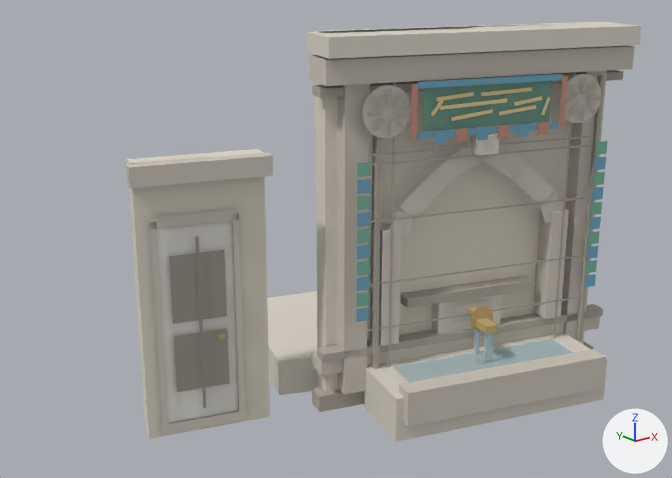
What one commit did to the glTF model output/gltf/W-39_2.glb.
Rendered twice from a camera (50 mm lens) standing at (-7.02, -7.25, 4.37) and looking at (-1.4, -0.23, 1.56). Lighting does not change. The marker at lower right points along +X, +Y and +Z. The first picture is the older version. Where no turn or scale is listed for an object, it has been applied to the vertices. Vertices at exactly the same position are counted once.

In view in the first picture: 'W-39/2'.
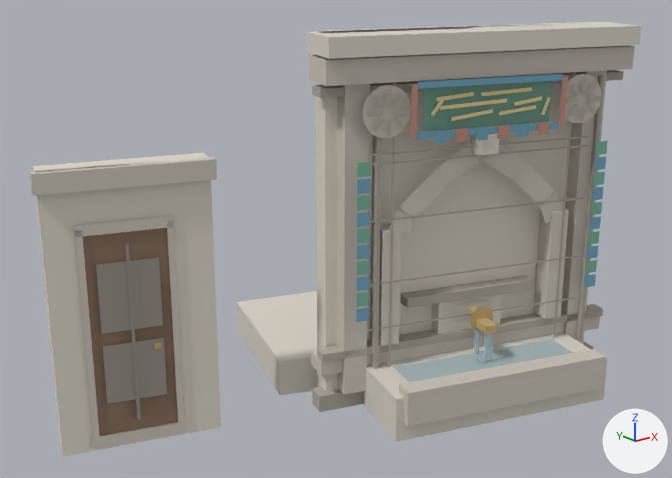
Patch to the scene script:
```diff
--- a/output/gltf/W-39_2.glb.py
+++ b/output/gltf/W-39_2.glb.py
@@ mat_door_panel @@
+mat_door_panel = principled_material('door_panel')
+mat_door_panel.base_color = (0.275, 0.176, 0.118)  # brown #8f7460
+mat_door_panel.roughness = 0.85
@@ me_w_39_2 @@
-me_w_39_2.from_pydata(...)  # 621 vertices, 561 faces; spans x -3.61..2.29, y -2.33..1.5, z 0.0..3.65
-me_w_39_2.vertices[292].co = (-3.57, -0.09, 2.44)  # pixel (126, 184)
-me_w_39_2.vertices[293].co = (-3.57, -0.09, 2.62)  # pixel (125, 163)
-me_w_39_2.vertices[294].co = (-2.37, -0.46, 2.62)  # pixel (267, 152)
-me_w_39_2.vertices[295].co = (-2.37, -0.46, 2.44)
-me_w_39_2.vertices[296].co = (-3.61, -0.23, 2.44)  # pixel (129, 188)
-me_w_39_2.vertices[297].co = (-2.41, -0.6, 2.44)  # pixel (273, 175)
-me_w_39_2.vertices[298].co = (-2.41, -0.6, 2.62)  # pixel (272, 155)
-me_w_39_2.vertices[299].co = (-3.61, -0.23, 2.62)  # pixel (128, 167)
-me_w_39_2.vertices[565].co = (-3.37, -0.19, 0.14)  # pixel (167, 422)
-me_w_39_2.vertices[566].co = (-3.37, -0.19, 2.04)  # pixel (156, 227)
-me_w_39_2.vertices[567].co = (-2.72, -0.39, 2.04)  # pixel (231, 219)
-me_w_39_2.vertices[568].co = (-2.72, -0.39, 0.14)  # pixel (238, 410)
+me_w_39_2.from_pydata(...)  # 621 vertices, 561 faces; spans x -4.35..2.29, y -2.33..1.5, z 0.0..3.65
+# me_w_39_2 part 1: the loose piece of 8 vertices spanning x -3.54..-2.35, y -0.47..0.06, z 0.0..2.62 is scaled about its middle by (1.24, 1.24, 1), then moved by (-0.61, 0.18, 0.0)
+# me_w_39_2 part 2: the loose piece of 4 vertices spanning x -3.44..-3.38, y -0.21..-0.2, z 0.14..2.1 is moved by (-0.6, 0.18, 0.0)
+# me_w_39_2 part 3: the loose piece of 4 vertices spanning x -2.73..-2.67, y -0.43..-0.41, z 0.14..2.1 is moved by (-0.57, 0.17, 0.0)
+# me_w_39_2 part 4: the loose piece of 12 vertices spanning x -2.92..-2.85, y -0.43..-0.4, z 0.93..1.0 is moved by (-0.56, 0.18, 0.0)
+# me_w_39_2 part 5: the loose piece of 4 vertices spanning x -3.08..-3.05, y -0.35, z 0.26..1.94 is moved by (-0.58, 0.18, 0.0)
+# me_w_39_2 part 6
+for i in [308, 309, 312, 313]: me_w_39_2.vertices[i].co += Vector((-0.6, 0.18, 0.0))
+for i in [569, 570, 573, 574]: me_w_39_2.vertices[i].co += Vector((-0.6, 0.19, 0.0))
+for i in [310, 311, 314, 315]: me_w_39_2.vertices[i].co += Vector((-0.57, 0.17, 0.0))
+for i in [571, 572, 575, 576]: me_w_39_2.vertices[i].co += Vector((-0.56, 0.17, 0.0))
+me_w_39_2.vertices[292].co = (-4.32, 0.13, 2.44)  # pixel (31, 192)
+me_w_39_2.vertices[293].co = (-4.32, 0.13, 2.62)  # pixel (29, 171)
+me_w_39_2.vertices[294].co = (-2.85, -0.32, 2.62)  # pixel (213, 156)
+me_w_39_2.vertices[295].co = (-2.85, -0.32, 2.44)
+me_w_39_2.vertices[296].co = (-4.35, 0.04, 2.44)  # pixel (32, 195)
+me_w_39_2.vertices[297].co = (-2.88, -0.42, 2.44)  # pixel (217, 179)
+me_w_39_2.vertices[298].co = (-2.88, -0.42, 2.62)  # pixel (216, 159)
+me_w_39_2.vertices[299].co = (-4.35, 0.04, 2.62)  # pixel (30, 174)
+me_w_39_2.vertices[565].co = (-3.98, -0.02, 0.14)  # pixel (99, 436)
+me_w_39_2.vertices[566].co = (-3.98, -0.02, 2.04)  # pixel (82, 235)
+me_w_39_2.vertices[567].co = (-3.29, -0.23, 2.04)  # pixel (166, 227)
+me_w_39_2.vertices[568].co = (-3.29, -0.23, 0.14)  # pixel (177, 422)
+# me_w_39_2 part 7: all 2 faces that had it switch from mat_fountain_side_door (white #e6e4dd) to mat_door_panel (brown #8f7460)
 me_w_39_2.materials.append(mat_fountain_basin_stone)
```

Pixel boxes [x1, y1, x2, y2] of what changed, in the pictures (672 x 478 px; the box of a moved part takes in the faces that stretch with it):
'W-39/2', reshaped (19% wider)
    before: [126, 22, 641, 442]
    after: [30, 22, 641, 456]
part 1 of me_w_39_2, moved or reshaped
    before: [127, 149, 270, 439]
    after: [33, 153, 221, 456]
part 2 of me_w_39_2, moved or reshaped
    before: [150, 222, 169, 425]
    after: [75, 230, 100, 438]
part 3 of me_w_39_2, moved or reshaped
    before: [232, 213, 245, 411]
    after: [167, 220, 185, 423]
part 4 of me_w_39_2, moved or reshaped
    before: [219, 333, 226, 340]
    after: [154, 342, 162, 349]
part 5 of me_w_39_2, moved or reshaped
    before: [195, 236, 206, 408]
    after: [125, 244, 141, 420]
part 6 of me_w_39_2, moved or reshaped
    before: [126, 152, 273, 435]
    after: [30, 157, 217, 448]
part 7 of me_w_39_2, recoloured
    before: [157, 221, 238, 423]
    after: [83, 228, 178, 436]
